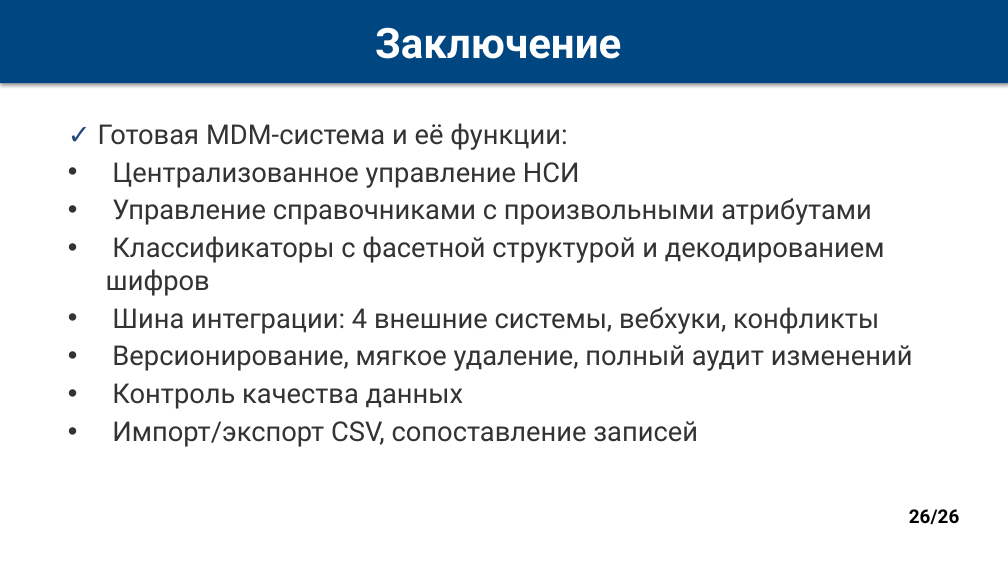
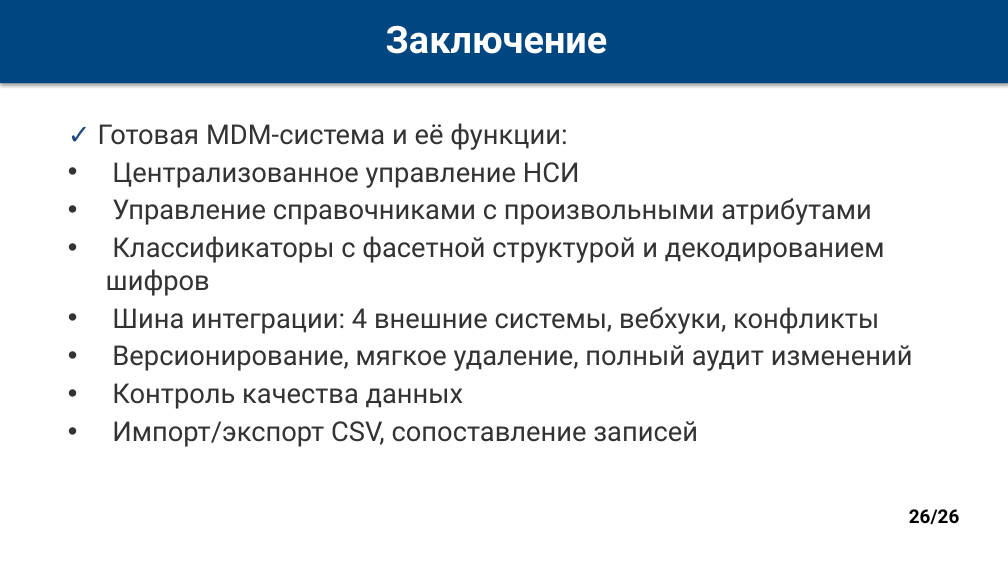
Before and after one commit to dulumdomdom/Nothing, a slide deck: slide 26 of MDM_Presentation.pptx. Drawn at 1008x567 pixels with LibreOffice and Linux fonts; fonts in the diff are those of the drawing. Boxes give left, top, right and bottom in pixels: in the first picture for what was removed or moved away, otherwise in the second. Text is boxed around its words. In the diff, an @@ line names an element or a change of style, - is before the commit and + after.

```diff
--- a/MDM_Presentation.pptx
+++ b/MDM_Presentation.pptx
@@ text "Заключение": place and size @@
-text "Заключение" at (375, 27, 621, 59)
+text "Заключение" at (386, 25, 608, 54)
@@ text "Заключение" at (386, 25, 608, 54): size 40 to 36 pt @@
```
Also in this commit, not shown: 19 other slides changed.
